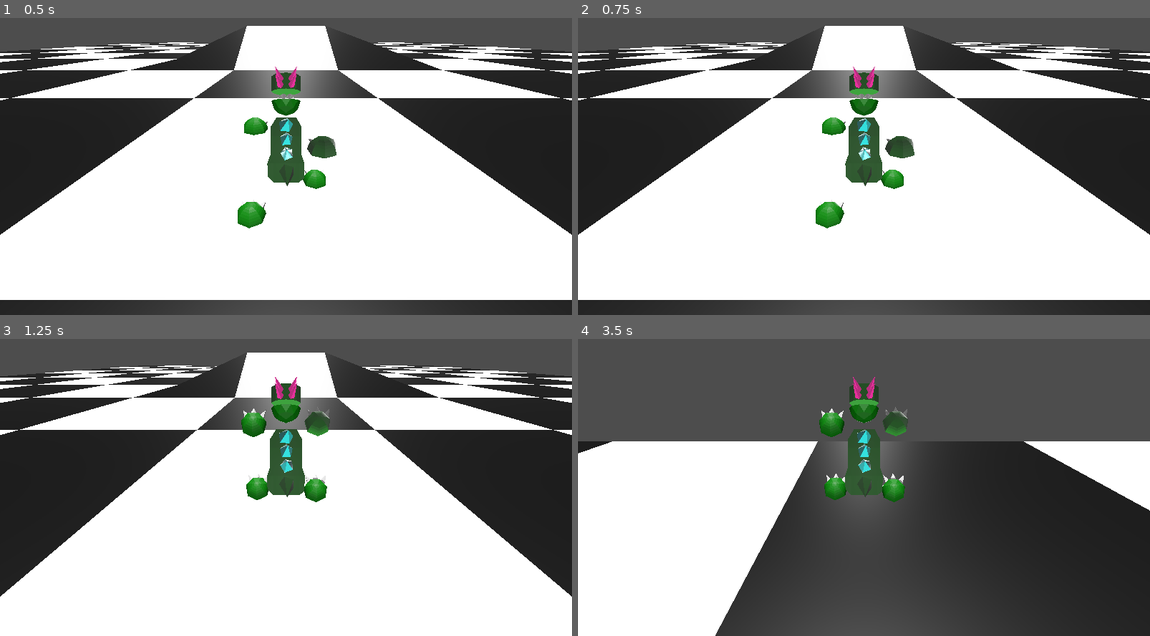
Above: before the commit, frames 1-4 (two rows, left to right).
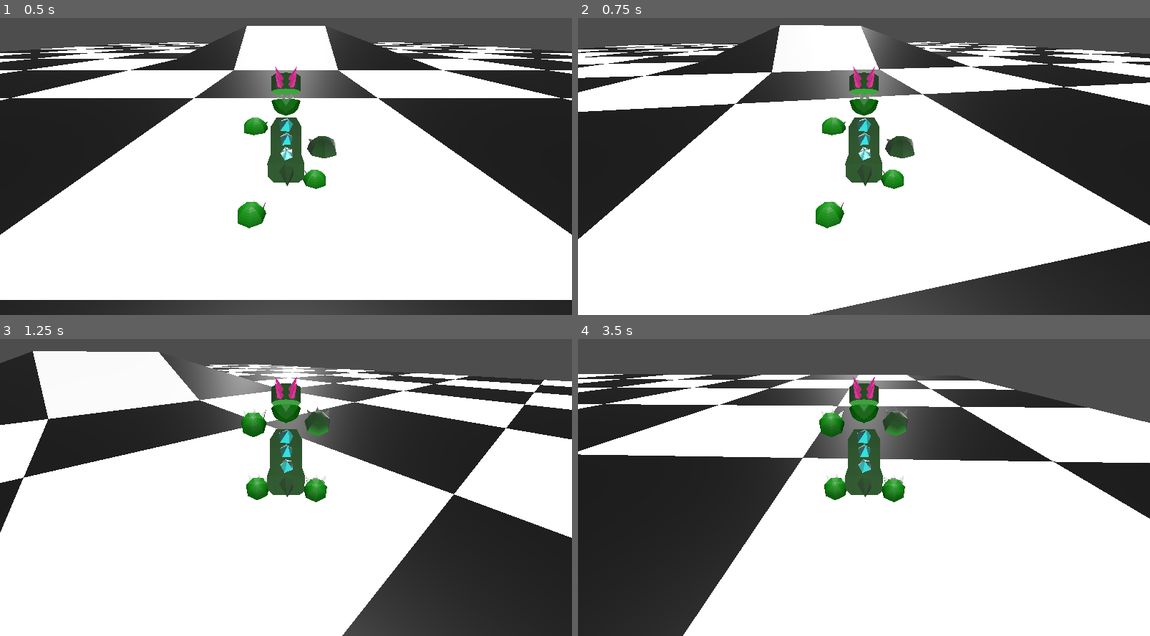
Above: after the commit, the same moments.

Repository: bazylevnik0/dinokid
Game: Godot game, scene res://land.tscn
Same seed, same stepped clock (60 frames per second), same inputs: the game is played once before the commit and once after it.
Inputs:
- Up to frame 1 (0.5 s): no input
- Up to frame 2 (0.75 s): tap Enter at 0.5 s; hold Right (move_right) from 0.53 s (still down); tap Z (key_a) at 0.6 s
- Up to frame 3 (1.25 s): keep holding Right (move_right); tap Space (jump) at 0.77 s
- Up to frame 4 (3.5 s): release Right (move_right) at 1.28 s; hold Down (move_backward) 1.28-2.03 s; tap X (key_b) at 1.35, 2.85 s; tap Space (jump) at 1.52, 3.02 s; hold Right (move_right) 2.03-2.78 s; tap Z (key_a) at 2.1 s; hold Up (move_forward) from 2.78 s (still down)

Frame 1 is identical in both runs. In frame 2, 19% of the frame differs, in the area x 0-100%, y 2-100%; in frame 3, 38%; in frame 4, 73%, in the area x 0-100%, y 11-100%.
Error in both runs: Attempt to call function 'play' in base 'null instance' on a null instance. (res://Player.gd:18)

Commit message:
change left/right movements

Diff:
--- a/Player.gd
+++ b/Player.gd
@@ -18,10 +18,10 @@
 		$Model/AnimationPlayer.play("Hor")
 	if Input.is_action_just_released("key_b"):
 		$Model/AnimationPlayer.play("Ver")
-	if Input.is_action_just_released("move_right"):
-		rotation.y -= PI/2
-	if Input.is_action_just_released("move_left"):
-		rotation.y += PI/2
+	if Input.is_action_pressed("move_right"):
+		rotation.y -= PI/180
+	if Input.is_action_pressed("move_left"):
+		rotation.y += PI/180
 
 	if Input.is_action_pressed("move_backward"):
 		$Dino/AnimationPlayer.play("Animation")
